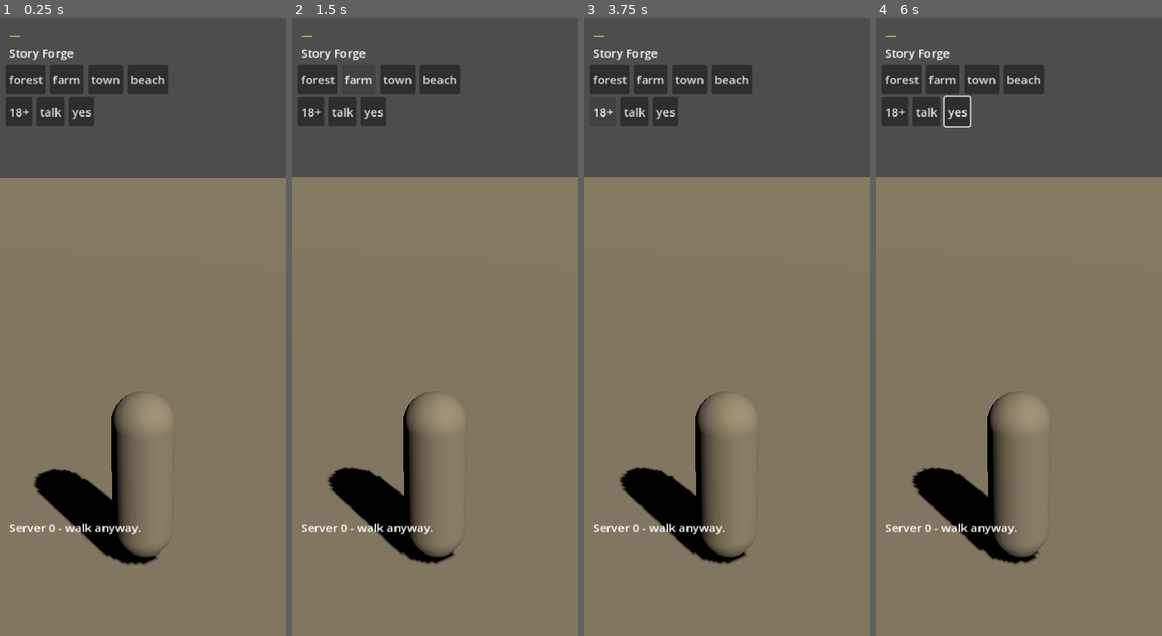
Above: before the commit, frames 1-4 (left to right).
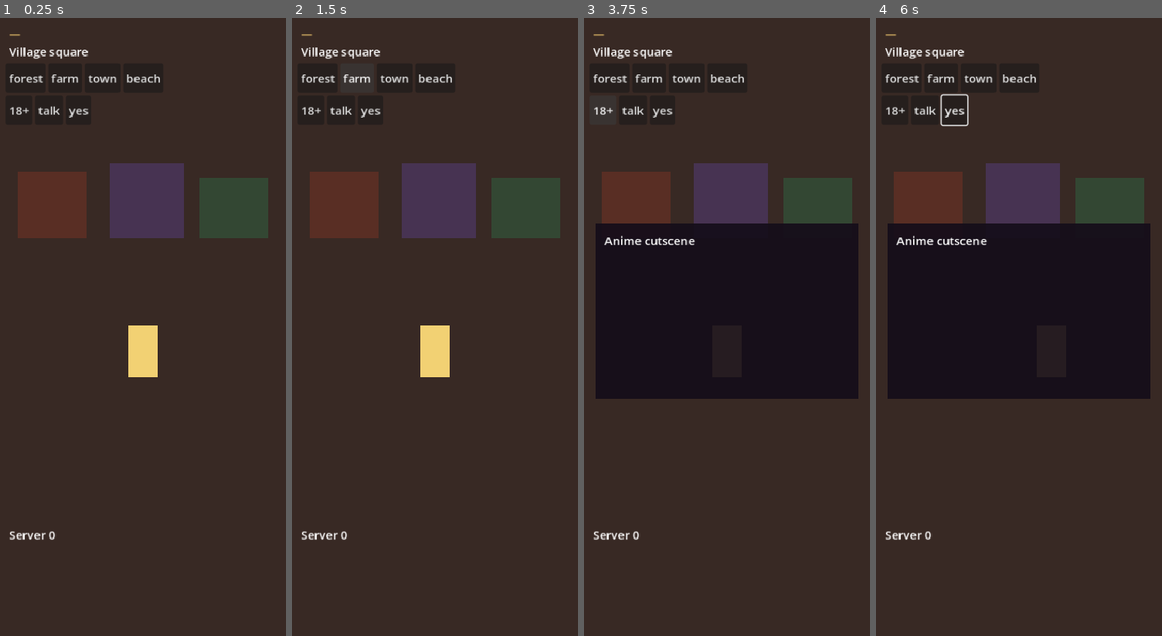
Above: after the commit, the same moments.

Repository: sk7hg824nn-ux/storyforge-xogot
Game: Godot game, scene res://scenes/main2d.tscn
Two runs of this game, one before a commit and one after it. Both use one fixed random seed, a clock stepped at 60 frames per second and the inputs below. Before the commit the project starts from res://scenes/main.tscn.
Inputs (mouse positions are in pixels of both pictures, inside the frame that each line leads up to):
- Up to frame 1 (0.25 s): no input
- Up to frame 2 (1.5 s): click "forest" at 0.5 s; click "farm" at 1.25 s
- Up to frame 3 (3.75 s): click "town" at 2 s; click "beach" at 2.75 s; click "18+" at 3.5 s
- Up to frame 4 (6 s): click "talk" at 4.25 s; click "yes" at 5 s; tap Enter at 5.75 s; move the mouse to (1081, 296) at 5.77 s; hold Right (ui_right) from 5.78 s (still down)

The runs differ from the first frame. In frame 1, 96% of the frame differs, in the area x 0-100%, y 0-100%; in frame 2, 96%; in frame 3, 96%; in frame 4, 96%.

Commit message:
Boot 2D main scene

Diff:
--- a/project.godot
+++ b/project.godot
@@ -3,8 +3,8 @@
 
 [application]
 config/name="Story Forge"
-config/description="Living world client"
-run/main_scene="res://scenes/main.tscn"
+config/description="2D living world - Cult of the Lamb read, anime dusk panels"
+run/main_scene="res://scenes/main2d.tscn"
 config/features=PackedStringArray("4.6", "Mobile")
 
 [display]
@@ -19,3 +19,4 @@
 
 [rendering]
 renderer/rendering_method="mobile"
+textures/canvas_textures/default_texture_filter=2
